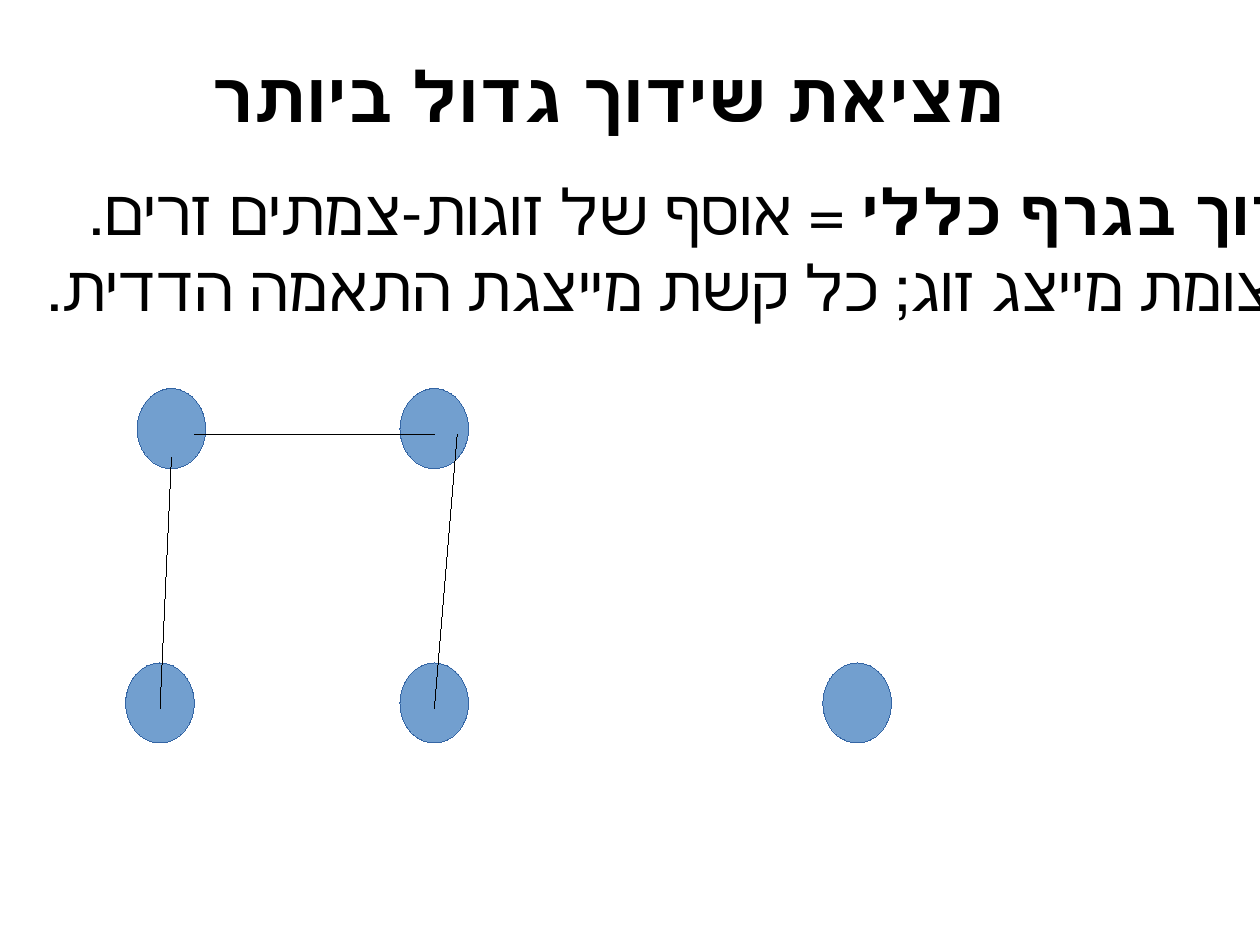
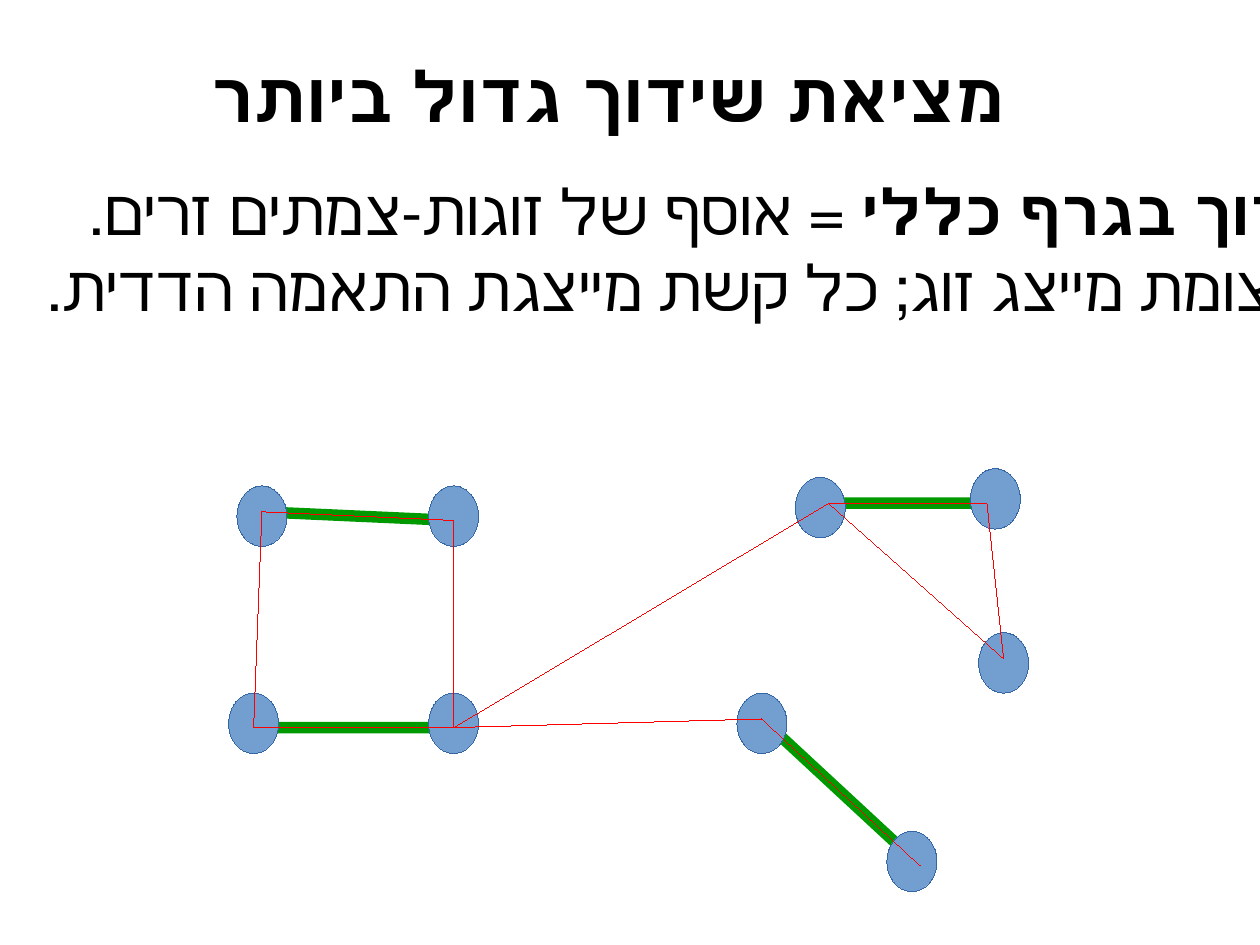
Before and after one commit to erelsgl-at-ariel/algorithms2m-5778, a slide deck: slide 15 of week03-cycles/slides.odp (slide 14 before the commit). Drawn at 1260x945 pixels with LibreOffice and Linux fonts; fonts in the diff are those of the drawing. Boxes give left, top, right and bottom in pixels: in the first picture for what was removed or moved away, otherwise in the second. Text is boxed around its words. In the diff, an @@ line names an element or a change of style, - is before the commit and + after.

```diff
--- a/week03-cycles/slides.odp
+++ b/week03-cycles/slides.odp
@@ line removed from (194, 434) to (434, 434) @@
@@ ellipse added at box(796, 478, 846, 539), fill #729FCF, outline #3465A4 0 pt @@
@@ ellipse added at box(971, 469, 1021, 529), fill #729FCF, outline #3465A4 0 pt @@
@@ ellipse: place and size @@
-ellipse at box(137, 389, 206, 469)
+ellipse at box(237, 486, 287, 547)
@@ ellipse: place and size @@
-ellipse at box(400, 389, 469, 469)
+ellipse at box(429, 486, 479, 547)
@@ line added from (454, 728) to (829, 503), #FF0000 0 pt @@
@@ line added from (829, 503) to (988, 503), #009900 7.2 pt @@
@@ line added from (829, 503) to (1004, 659), #FF0000 0 pt @@
@@ line added from (829, 503) to (988, 503), #FF0000 0 pt @@
@@ line added from (988, 503) to (1004, 659), #FF0000 0 pt @@
@@ line moved from (172, 457) - (160, 709) to (262, 512) - (254, 728) @@
@@ line (262, 512) - (254, 728): stroke #000000 0 pt to #FF0000 0 pt @@
@@ line added from (262, 512) to (454, 520), #009900 7.2 pt @@
@@ line added from (262, 512) to (454, 520), #FF0000 0 pt @@
@@ line moved from (457, 434) - (434, 709) to (454, 520) - (454, 728) @@
@@ line (454, 520) - (454, 728): stroke #000000 0 pt to #FF0000 0 pt @@
@@ ellipse added at box(979, 632, 1029, 693), fill #729FCF, outline #3465A4 0 pt @@
@@ ellipse: place and size @@
-ellipse at box(126, 663, 194, 743)
+ellipse at box(229, 693, 279, 753)
@@ ellipse: place and size @@
-ellipse at box(400, 663, 469, 743)
+ellipse at box(429, 693, 479, 753)
@@ line added from (454, 728) to (763, 719), #FF0000 0 pt @@
@@ ellipse: place and size @@
-ellipse at box(823, 663, 892, 743)
+ellipse at box(737, 693, 788, 753)
@@ line added from (763, 719) to (920, 866), #009900 7.2 pt @@
@@ line added from (763, 719) to (920, 866), #FF0000 0 pt @@
@@ line added from (254, 728) to (454, 728), #009900 7.2 pt @@
@@ line added from (254, 728) to (454, 728), #FF0000 0 pt @@
@@ ellipse added at box(887, 831, 938, 892), fill #729FCF, outline #3465A4 0 pt @@
```
Also in this commit, not shown: 1 other slide changed, 8 slides added, 2 slides removed, 5 other files.
